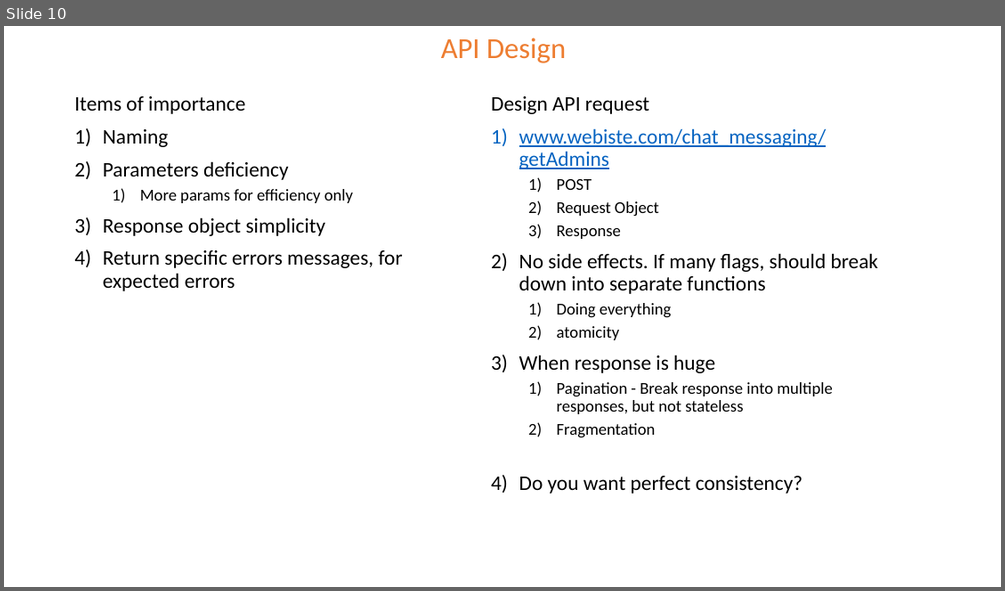
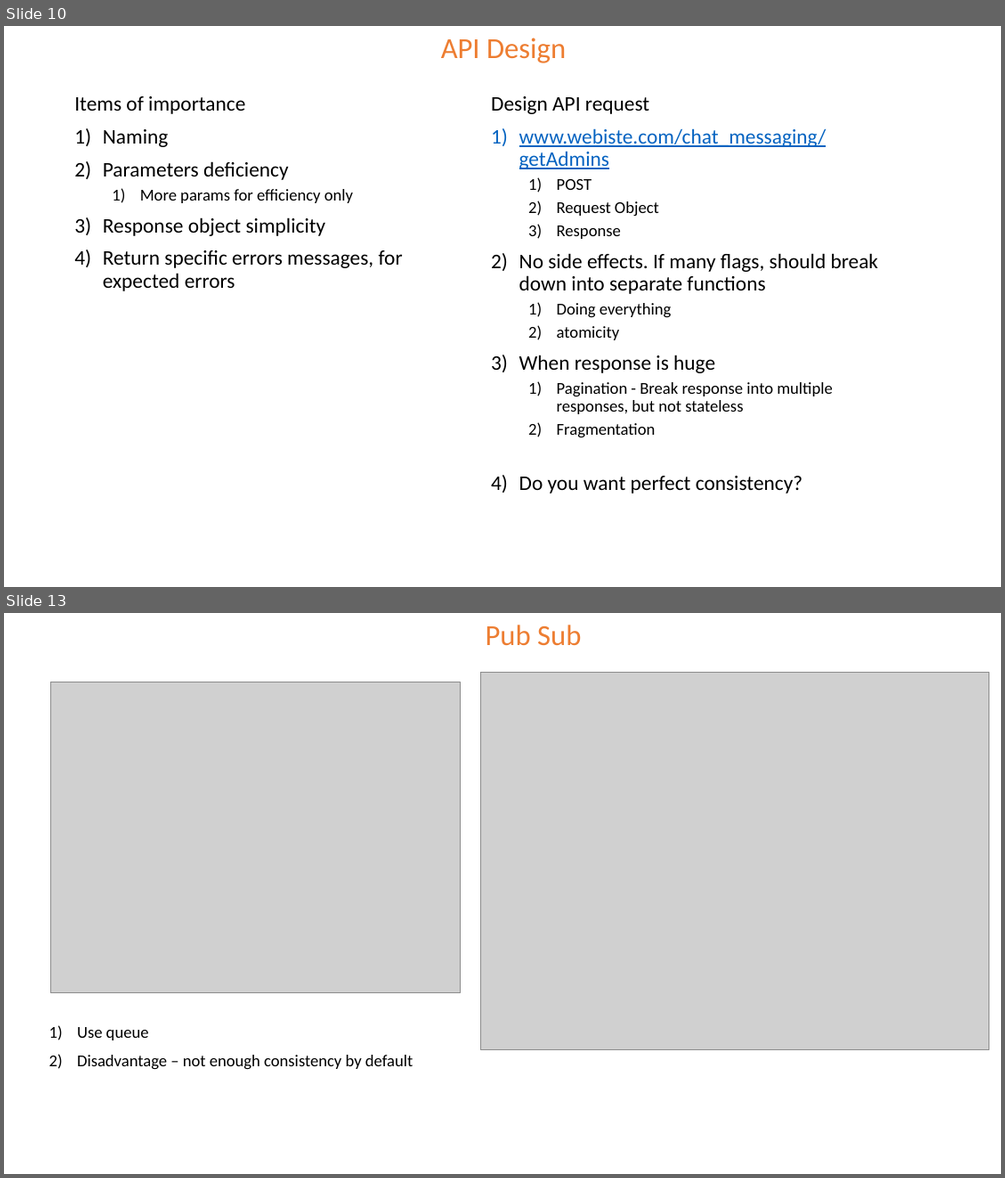
Before and after one commit to the-potato-man/Leetcode, a slide deck: design/System Design Notes.pptx. Shown one above the other, each under a label of ours: slide 10 before the commit, slides 10 and 13 after it; the slides between them are not shown. The pictures are 1005x591 and 1005x1178 pixels, drawn with LibreOffice and Linux fonts; fonts in the diff are those of the drawing; grey boxes stand for pictures. Boxes give left, top, right and bottom in pixels: in the first picture for what was removed or moved away, otherwise in the second. Text is boxed around its words. In the diff, an @@ line names an element or a change of style, - is before the commit and + after.

```diff
--- a/design/System Design Notes.pptx
+++ b/design/System Design Notes.pptx
@@ slide 13 added at <box>4,613,1001,1174</box>, background #FFFFFF @@
@@ text added at <box>485,625,581,646</box>, 28 pt, text #ED7D31 @@
+Pub Sub
@@ picture added at <box>50,682,461,993</box> @@
@@ picture added at <box>480,672,989,1050</box> @@
@@ text added at <box>77,1027,413,1070</box>, 16 pt, text #000000 @@
+1) Use queue
+2) Disadvantage – not enough consistency by default
```
Also in this commit, not shown: 3 other slides added.
